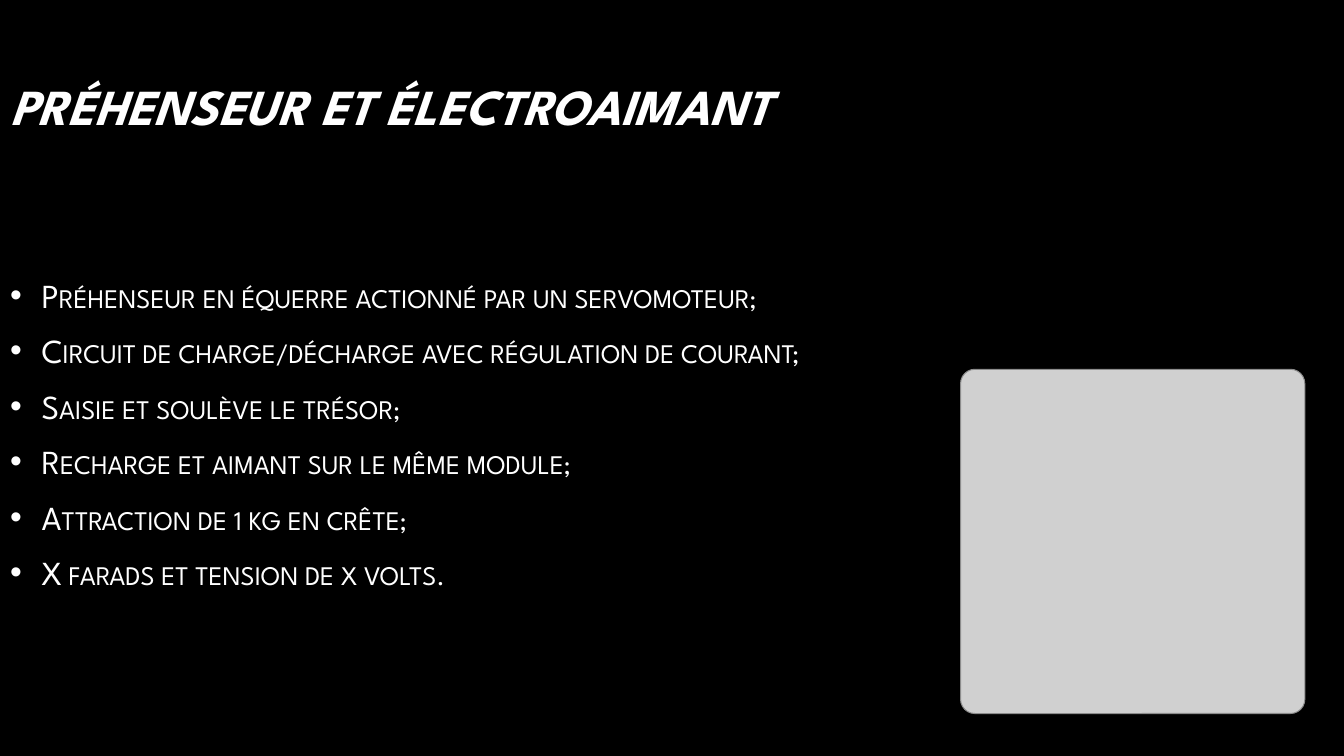
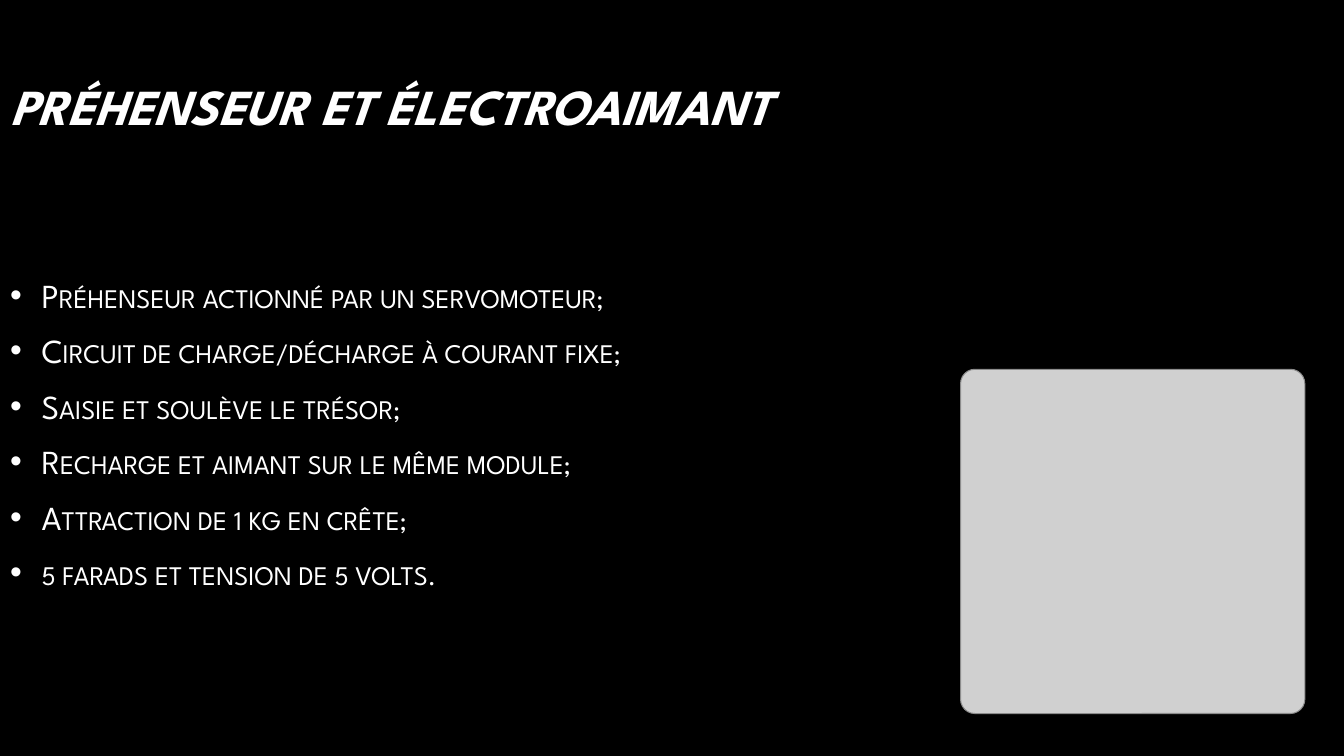
Before and after one commit to jmprovencher/Treasure-Picker-Robot, a slide deck: slide 8 of Planification/Design III (intégration).pptx (slide 7 before the commit). Drawn at 1344x756 pixels with LibreOffice and Linux fonts; fonts in the diff are those of the drawing; grey boxes stand for pictures; background and template pictures are left out. Boxes give left, top, right and bottom in pixels: in the first picture for what was removed or moved away, otherwise in the second. Text is boxed around its words. In the diff, an @@ line names an element or a change of style, - is before the commit and + after.

```diff
--- a/Planification/Design III (intégration).pptx
+++ b/Planification/Design III (intégration).pptx
@@ text at (143,285,621,366): text changed @@
-• Préhenseur en équerre actionné par un servomoteur;
-• Circuit de charge/décharge avec régulation de courant;
+• Préhenseur actionné par un servomoteur;
+• Circuit de charge/décharge à courant fixe;
@@ text at (42,567,436,586): text changed @@
-• X farads et tension de x volts.
+• 5 farads et tension de 5 volts.
```
Also in this commit, not shown: 11 other slides changed, 1 slide added, 1 slide removed.
